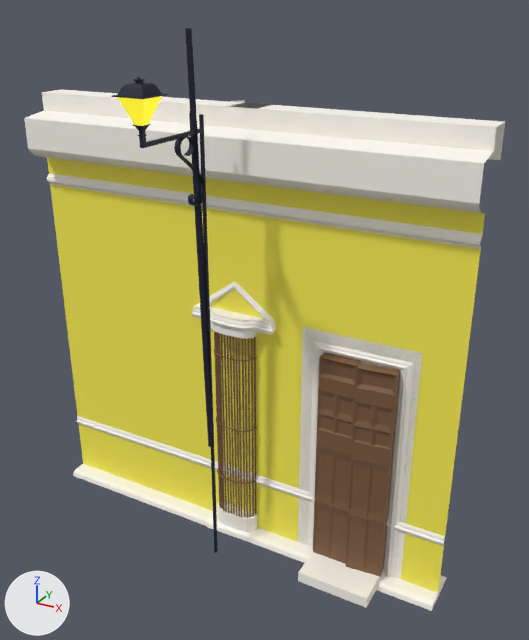
Before and after pictures for a commit that changed the FBX model TestFunko/Assets/Models/Prototyping/Izamal/wall2x2x0.25.fbx.
Before and after are seen from a 50 mm camera at (1.52, -2.51, 2.39) aimed at (0.18, -0.08, 1.17). The lights are fixed; the arrows at lower left show +X, +Y and +Z. Where no turn or scale is listed for an object, it has been applied to the vertices. Vertices at the same position are counted once.

Objects in the first picture: 'Corner90.001', 'Door', 'Pole', 'PoleFlair1', 'PoleFlair1.001', 'StreetLightGlass', 'Wall2x2x0.25', 'Window'.
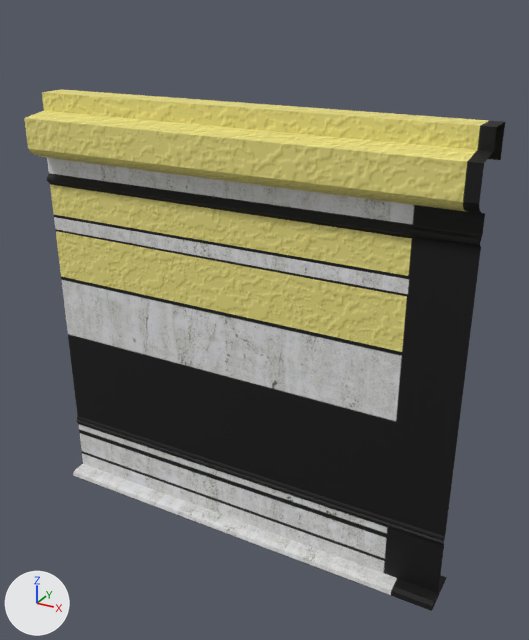
The newer file is also turned or shifted as a whole; pictures and numbers use the older file's frame.

Location of each change, [x1, y1, x2, y2] in pixels of the pictures (529 x 640 px):
'Door', deleted: before [298, 327, 422, 608]
    faces in mat_doorbrown (brown #7d5b40): [313, 352, 400, 577]
    faces in mat_whiteprofile (white #fffbf2): [298, 327, 422, 608]
'Window', deleted: before [191, 281, 277, 532]
    faces in mat_doorbrown (brown #7d5b40): [214, 332, 257, 518]
    faces in mat_whiteprofile (white #fffbf2): [191, 281, 277, 532]
'Corner90.001', deleted: before [188, 103, 269, 542]
    faces in mat_yellowwall (yellow #fff353): [223, 181, 257, 514]
    faces in mat_whiteprofile (white #fffbf2): [188, 103, 269, 542]
'PoleFlair1.001', deleted: before [185, 28, 213, 448]
'Pole', deleted: before [112, 77, 218, 553]
'StreetLightGlass', deleted (yellow): before [117, 96, 162, 126]
'PoleFlair1', deleted: before [174, 137, 205, 206]
part 1 of me_cube_003, recoloured: [47, 158, 485, 593] in both
part 2 of me_cube_003, recoloured: [24, 89, 505, 611] in both

Diff of the bpy script that builds the scene:
```diff
--- a/TestFunko/Assets/Models/Prototyping/Izamal/wall2x2x0.25.fbx.py
+++ b/TestFunko/Assets/Models/Prototyping/Izamal/wall2x2x0.25.fbx.py
@@ img_wall2x2x0_5_color_png @@
+img_wall2x2x0_5_color_png = load_image('wall2x2x0.5_COLOR.png', '../WorkingFolder/Textures/Izamal/wall2x2x0.5_color.png', 1024, 1024, 'sRGB')
@@ mat_wall2x2x0_25 @@
+mat_wall2x2x0_25 = principled_material('Wall2x2x0.25')
+mat_wall2x2x0_25.texture = img_wall2x2x0_5_color_png
+mat_wall2x2x0_25.roughness = 0.69
@@ me_cube_003 @@
 me_cube_003.from_pydata(...)  # 114 vertices, 56 faces; spans x 0.0..2.0, y -0.25..0.0, z 0.0..2.0
 # used by ob_wall2x2x0_25; location = (-1.0, 0.125, 0.0)
+# me_cube_003 part 1: 3 faces spanning x 0.0..2.0, y -0.14, z 0.03..1.71 switch from mat_yellowwall (yellow #fff353) to mat_wall2x2x0_25 (picture img_wall2x2x0_5_color_png)
+# me_cube_003 part 2: 53 faces spanning x 0.0..2.0, y -0.25..0.0, z 0.0..2.0 switch from mat_whiteprofile (white #fffbf2) to mat_wall2x2x0_25 (picture img_wall2x2x0_5_color_png)
@@ ob_streetlightglass @@
-ob_streetlightglass = bpy.data.objects.new('StreetLightGlass', me_cylinder_002)
-ob_streetlightglass.location = (0.0, -0.211, 0.0)
@@ ob_door @@
-ob_door = bpy.data.objects.new('Door', me_cube_010)
-ob_door.location = (0.323, 0.002, 0.0)
@@ ob_poleflair1_001 @@
-ob_poleflair1_001 = bpy.data.objects.new('PoleFlair1.001', me_mesh_001)
-ob_poleflair1_001.location = (0.0, -0.266, 1.393)
@@ ob_corner90_001 @@
-ob_corner90_001 = bpy.data.objects.new('Corner90.001', me_cube_004)
-ob_corner90_001.location = (0.1, 0.125, 0.0)
@@ ob_pole @@
-ob_pole = bpy.data.objects.new('Pole', me_cylinder)
-ob_pole.location = (0.0, -0.211, 0.0)
@@ ob_window @@
-ob_window = bpy.data.objects.new('Window', me_cube_014)
-ob_window.location = (-0.105, -0.014, 0.03)
@@ ob_poleflair1 @@
-ob_poleflair1 = bpy.data.objects.new('PoleFlair1', me_mesh)
-ob_poleflair1.location = (0.0, -0.308, 1.813)
```
